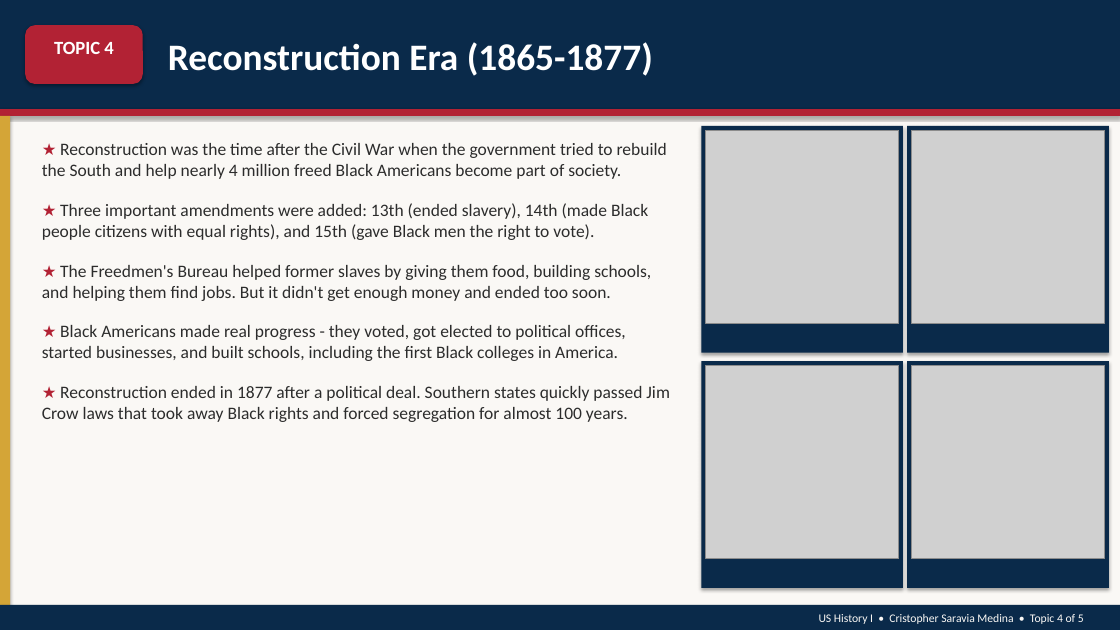
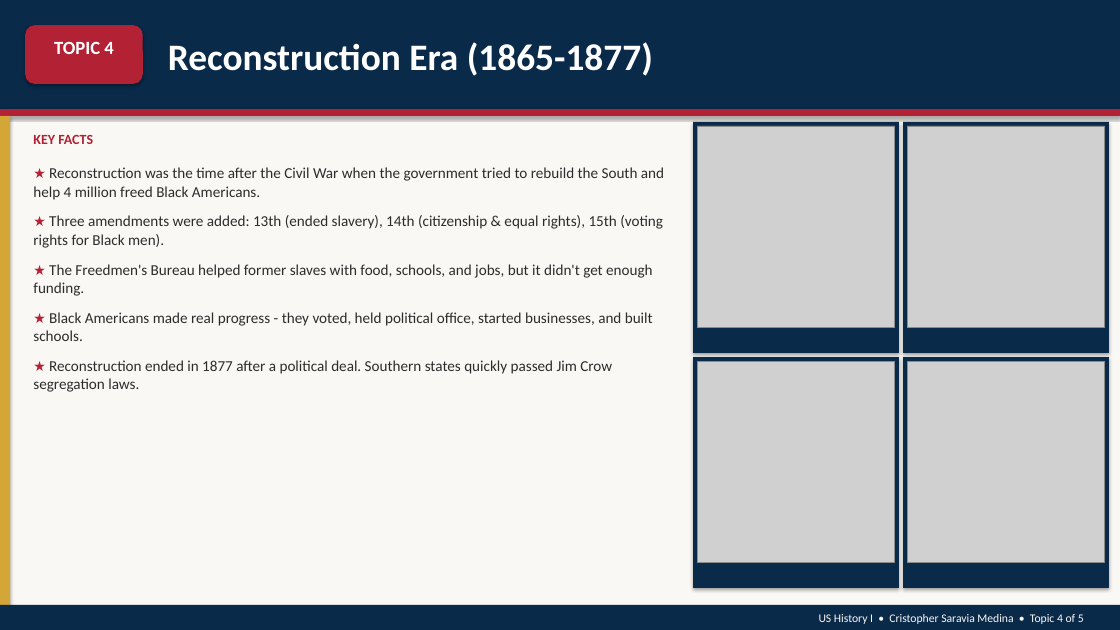
Before and after one commit to Damnbebo/nextsett, a slide deck: slide 8 of US_History_Final_Project_Cristopher_Saravia_Medina.pptx (slide 5 before the commit). Drawn at 1120x630 pixels with LibreOffice and Linux fonts; fonts in the diff are those of the drawing; grey boxes stand for pictures. Boxes give left, top, right and bottom in pixels: in the first picture for what was removed or moved away, otherwise in the second. Text is boxed around its words. In the diff, an @@ line names an element or a change of style, - is before the commit and + after.

```diff
--- a/US_History_Final_Project_Cristopher_Saravia_Medina.pptx
+++ b/US_History_Final_Project_Cristopher_Saravia_Medina.pptx
@@ text added at (33, 135, 93, 144), 12 pt, text #B22234, bold @@
+KEY FACTS
@@ rectangle: place and size @@
-rectangle at (702, 126, 903, 353)
+rectangle at (693, 122, 899, 353)
@@ picture: place and size @@
-picture at (706, 130, 899, 323)
+picture at (697, 126, 895, 328)
@@ rectangle: place and size @@
-rectangle at (907, 126, 1109, 353)
+rectangle at (903, 122, 1109, 353)
@@ picture: place and size @@
-picture at (912, 130, 1105, 323)
+picture at (907, 126, 1105, 328)
@@ text at (33, 167, 664, 392): text changed; size 15 to 13 pt @@
-★ Reconstruction was the time after the Civil War when the government tried to rebuild the South and help nearly 4 million freed Black Americans become part of society.
-★ Three important amendments were added: 13th (ended slavery), 14th (made Black people citizens with equal rights), and 15th (gave Black men the right to vote).
-★ The Freedmen's Bureau helped former slaves by giving them food, building schools, and helping them find jobs. But it didn't get enough money and ended too soon.
-★ Black Americans made real progress - they voted, got elected to political offices, started businesses, and built schools, including the first Black colleges in America.
-★ Reconstruction ended in 1877 after a political deal. Southern states quickly passed Jim Crow laws that took away Black rights and forced segregation for almost 100 years.
+★ Reconstruction was the time after the Civil War when the government tried to rebuild the South and help 4 million freed Black Americans.
+★ Three amendments were added: 13th (ended slavery), 14th (citizenship & equal rights), 15th (voting rights for Black men).
+★ The Freedmen's Bureau helped former slaves with food, schools, and jobs, but it didn't get enough funding.
+★ Black Americans made real progress - they voted, held political office, started businesses, and built schools.
+★ Reconstruction ended in 1877 after a political deal. Southern states quickly passed Jim Crow segregation laws.
@@ rectangle: place and size @@
-rectangle at (702, 361, 903, 588)
+rectangle at (693, 357, 899, 588)
@@ rectangle: place and size @@
-rectangle at (907, 361, 1109, 588)
+rectangle at (903, 357, 1109, 588)
@@ picture: place and size @@
-picture at (706, 365, 899, 559)
+picture at (697, 361, 895, 563)
@@ picture: place and size @@
-picture at (912, 365, 1105, 559)
+picture at (907, 361, 1105, 563)
```
Also in this commit, not shown: 5 other slides changed, 5 slides added, 1 other file.
